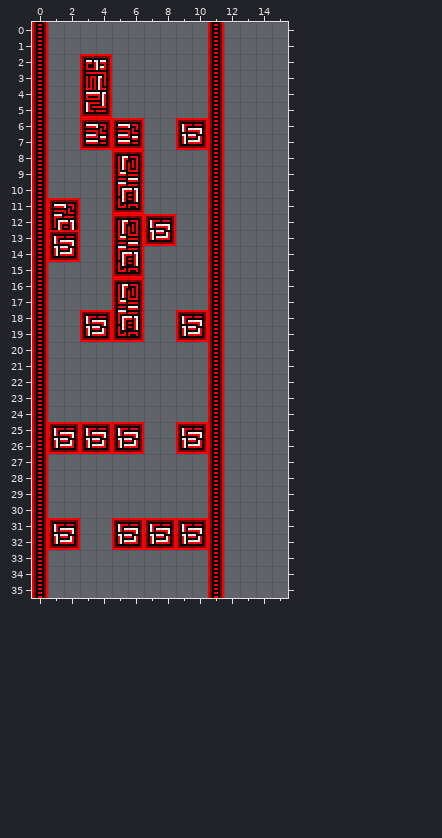
Tiled map: tiled/tmx/red/red_easy_3.tmx. Above is the file before it was changed.
Cells are 8x8 px. Shown: x 0..15, y 0..35. The old version is drawn lined up with the new one.
After the commit:
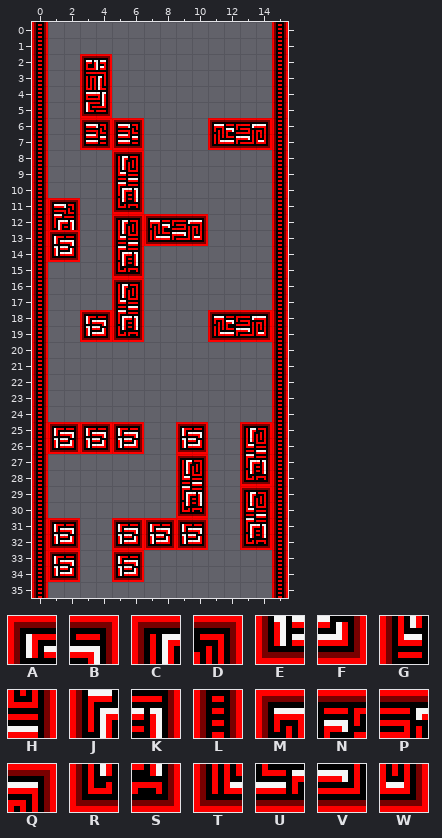
Key: from "tiles_red": A 0, B 1, C 8, D 9, E 37, F 38, G 45, H 46, J 82, K 83, L 108, M 114, N 115, P 116, Q 117, R 119, S 120, T 151, U 152, V 153, W 154.
_ is an empty cell, . an unchanged one.
Message: red segments overhaul - done!
Changes in this commit:
map size 12x36 -> 16x36 cells
--- layer "border"
@@ x 11..15 @@
- 0 L..._
- 1 L..._
- 2 L..._
- 3 L..._
- 4 L..._
- 5 L..._
- 6 L..._
- 7 L..._
- 8 L..._
- 9 L..._
-10 L..._
-11 L..._
-12 L..._
-13 L..._
-14 L..._
-15 L..._
-16 L..._
-17 L..._
-18 L..._
-19 L..._
-20 L..._
-21 L..._
-22 L..._
-23 L..._
-24 L..._
-25 L..._
-26 L..._
-27 L..._
-28 L..._
-29 L..._
-30 L..._
-31 L..._
-32 L..._
-33 L..._
-34 L..._
-35 L..._
+ 0 _...L
+ 1 _...L
+ 2 _...L
+ 3 _...L
+ 4 _...L
+ 5 _...L
+ 6 _...L
+ 7 _...L
+ 8 _...L
+ 9 _...L
+10 _...L
+11 _...L
+12 _...L
+13 _...L
+14 _...L
+15 _...L
+16 _...L
+17 _...L
+18 _...L
+19 _...L
+20 _...L
+21 _...L
+22 _...L
+23 _...L
+24 _...L
+25 _...L
+26 _...L
+27 _...L
+28 _...L
+29 _...L
+30 _...L
+31 _...L
+32 _...L
+33 _...L
+34 _...L
+35 _...L
--- layer "Tile Layer 1"
@@ x 9..14 @@
- 6 AB____
- 7 EF____
+ 6 __MNPQ
+ 7 __TUVW
@@ x 7..10 @@
-12 AB__
-13 EF__
+12 MNPQ
+13 TUVW
@@ x 9..14 @@
-18 AB____
-19 EF____
+18 __MNPQ
+19 __TUVW
@@ x 1..14 @@
-25 ............__
-26 ............__
-27 ........__..__
-28 ........__..__
-29 ........__..__
-30 ........__..__
-31 ............__
-32 ............__
-33 __..__........
-34 __..__........
+25 ............CD
+26 ............GH
+27 ........CD..JK
+28 ........GH..RS
+29 ........JK..CD
+30 ........RS..GH
+31 ............JK
+32 ............RS
+33 AB..AB........
+34 EF..EF........
